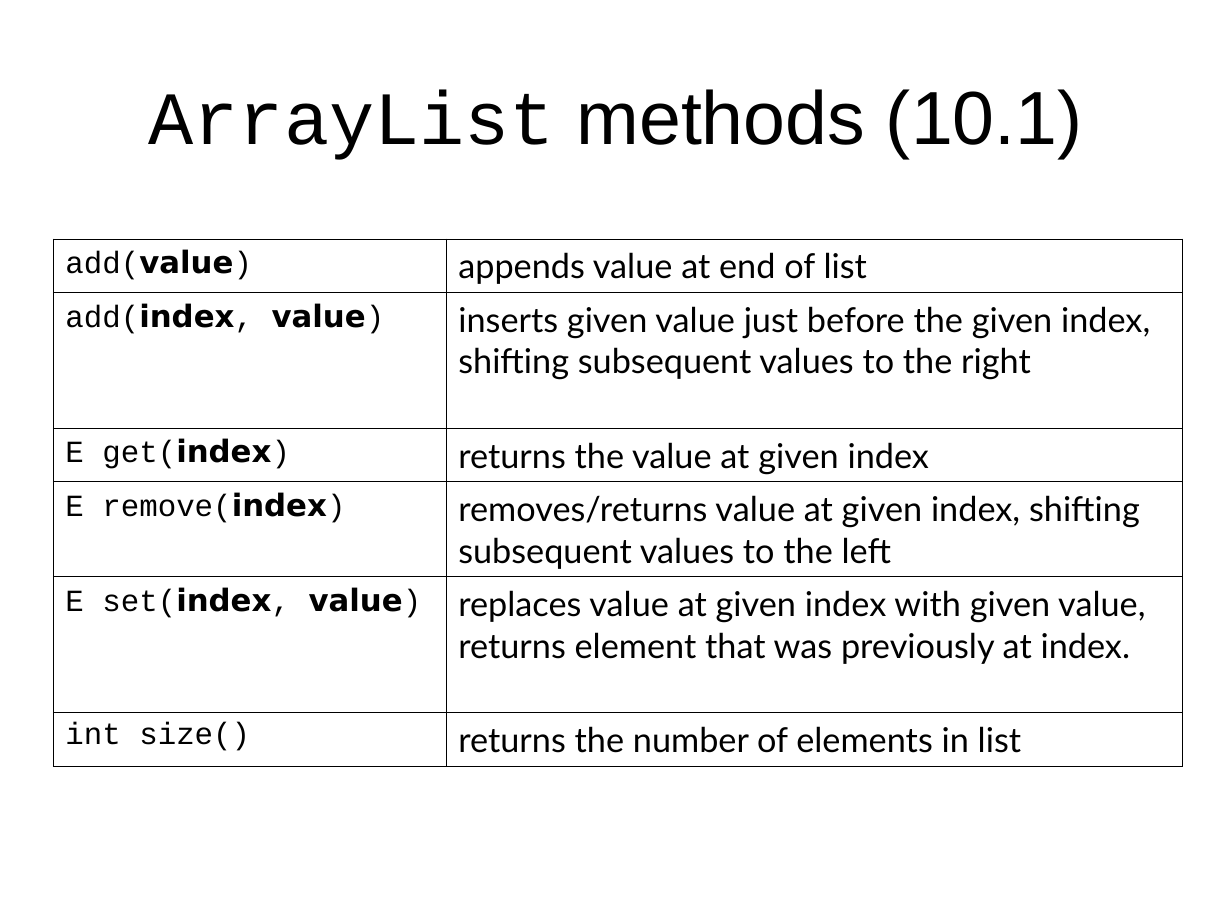
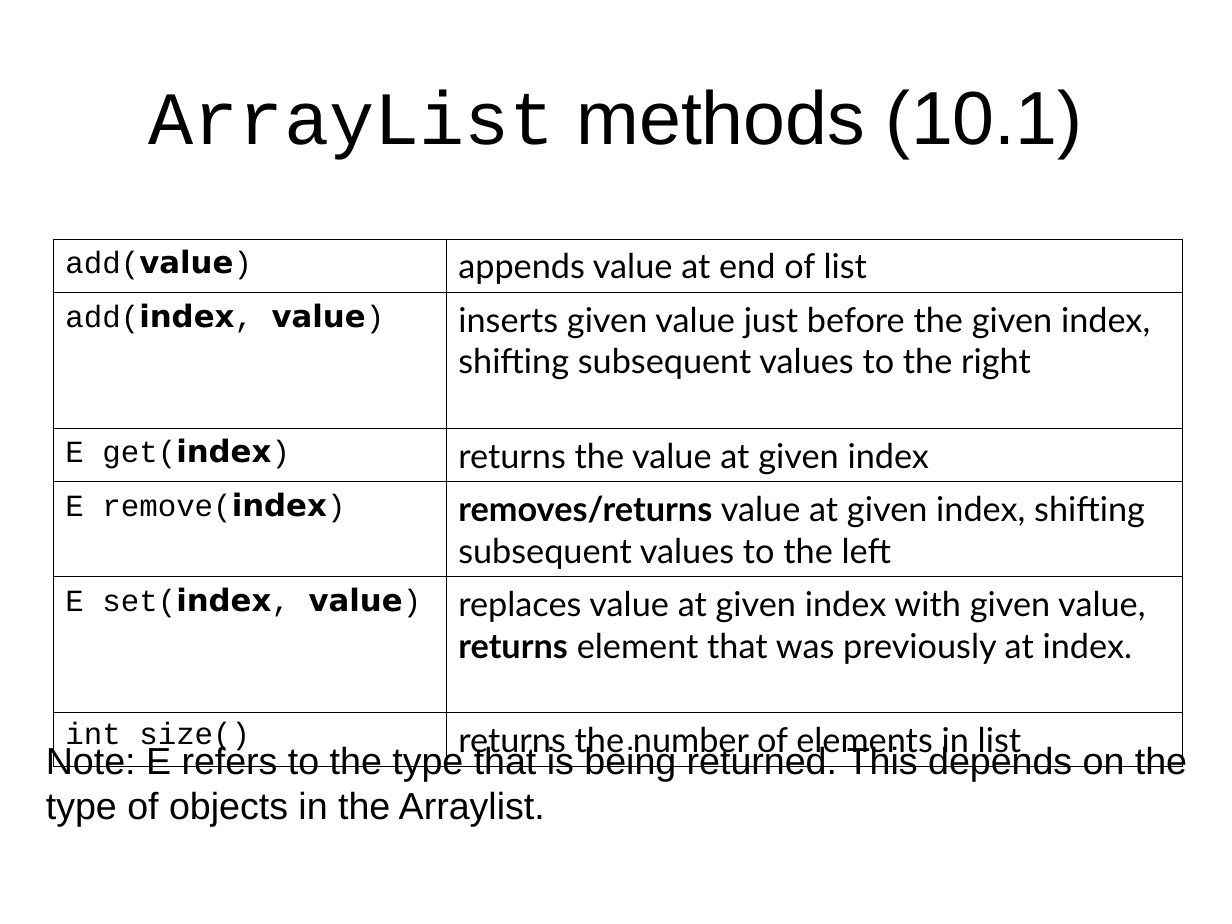
Before and after one commit to LongBaoNguyen/longbaonguyen.github.io, a slide deck: slide 5 of courses/apcsp/lecture13.ppt. Drawn at 1232x924 pixels with LibreOffice and Linux fonts; fonts in the diff are those of the drawing; background and template pictures are left out. Boxes give left, top, right and bottom in pixels: in the first picture for what was removed or moved away, otherwise in the second. Text is boxed around its words. In the diff, an @@ line names an element or a change of style, - is before the commit and + after.

Commit message:
arraylist

```diff
--- a/courses/apcsp/lecture13.ppt
+++ b/courses/apcsp/lecture13.ppt
@@ table at (x1=53, y1=239, x2=1183, y2=763) @@
@@ bold on in "removes/returns", "returns" @@
@@ text added at (x1=46, y1=744, x2=1187, y2=826), 22 pt, text #000000 @@
+Note: E refers to the type that is being returned. This depends on the type of objects in the Arraylist.
```
Also in this commit, not shown: 13 other slides changed, 1 slide added, 2 slides removed, 6 other files.
